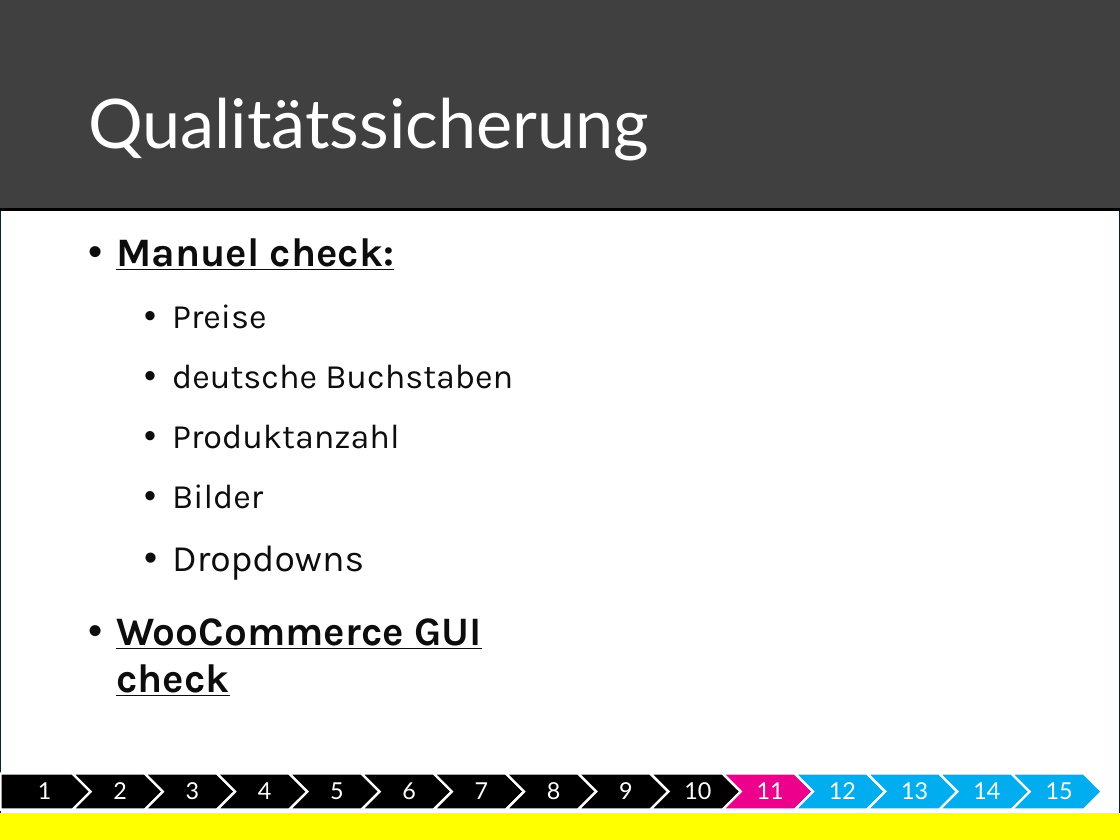
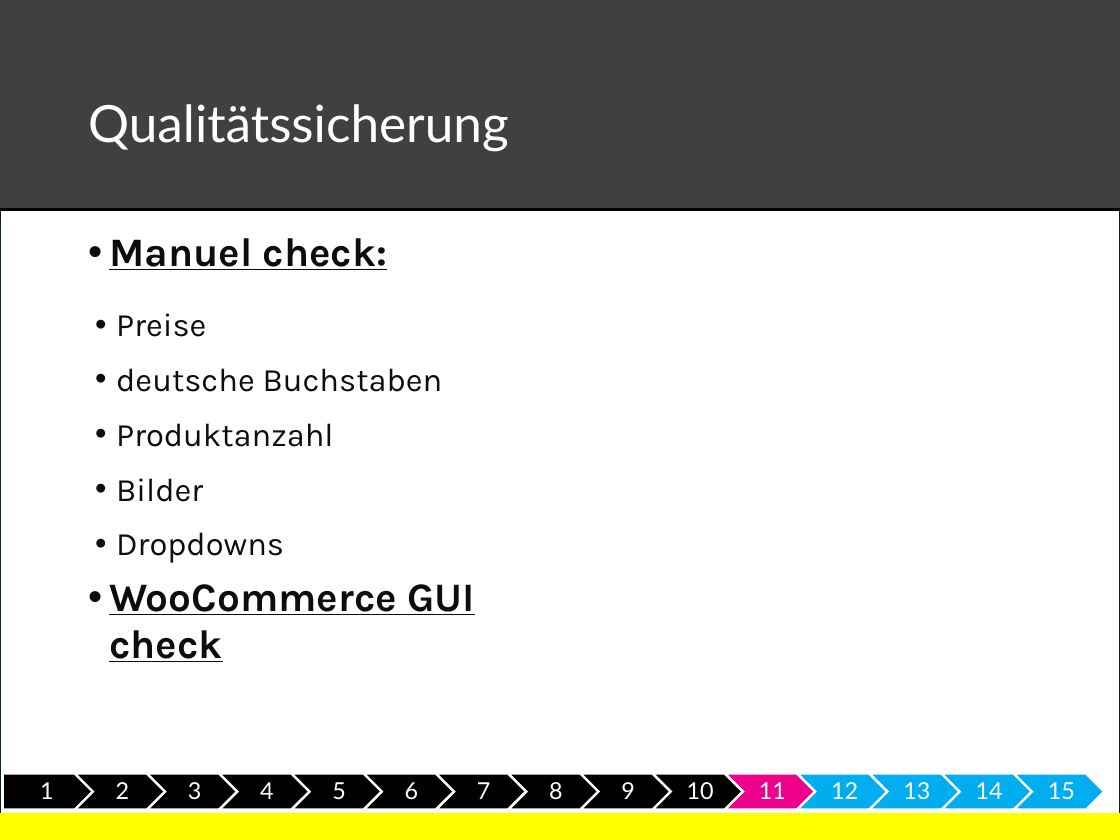
Before and after one commit to gregorio-pirolini/markdown, a slide deck: slide 12 of meinProject43.pptx. Drawn at 1120x840 pixels with LibreOffice and Linux fonts; fonts in the diff are those of the drawing; background and template pictures are left out. Boxes give left, top, right and bottom in pixels: in the first picture for what was removed or moved away, otherwise in the second. Text is boxed around its words. In the diff, an @@ line names an element or a change of style, - is before the commit and + after.

```diff
--- a/meinProject43.pptx
+++ b/meinProject43.pptx
@@ title "Qualitätssicherung" at bbox=[88, 104, 509, 152]: size 44 to 33 pt @@
@@ text "Manuel check:" at bbox=[109, 238, 475, 662]: size 22 to 21 pt in "Preise", "deutsche Buchstaben", "Produktanzahl", "Bilder"; size 24 to 21 pt in "Dropdowns"; indent changed; less space between paragraphs; list level 2 to 3 in "Preise"; line spacing 0.97 to 1; list level 2 to 3 in "deutsche Buchstaben"; list level 2 to 3 in "Produktanzahl"; list level 2 to 3 in "Bilder"; list level 2 to 3 in "Dropdowns" @@
@@ outline redrawn in 15 elements at bbox=[2, 774, 93, 810], bbox=[75, 774, 166, 810], bbox=[147, 774, 237, 810], bbox=[220, 774, 310, 810], bbox=[291, 774, 382, 810], bbox=[580, 774, 671, 810], bbox=[725, 774, 815, 810], bbox=[942, 774, 1033, 810], bbox=[364, 774, 455, 810], bbox=[436, 774, 526, 810], bbox=[508, 774, 599, 810], bbox=[653, 774, 744, 810], bbox=[797, 774, 888, 810], bbox=[869, 774, 960, 810], bbox=[1014, 774, 1104, 810] @@
```
Also in this commit, not shown: 14 other slides changed, 1 slide added, 1 slide removed, 4 other files.
